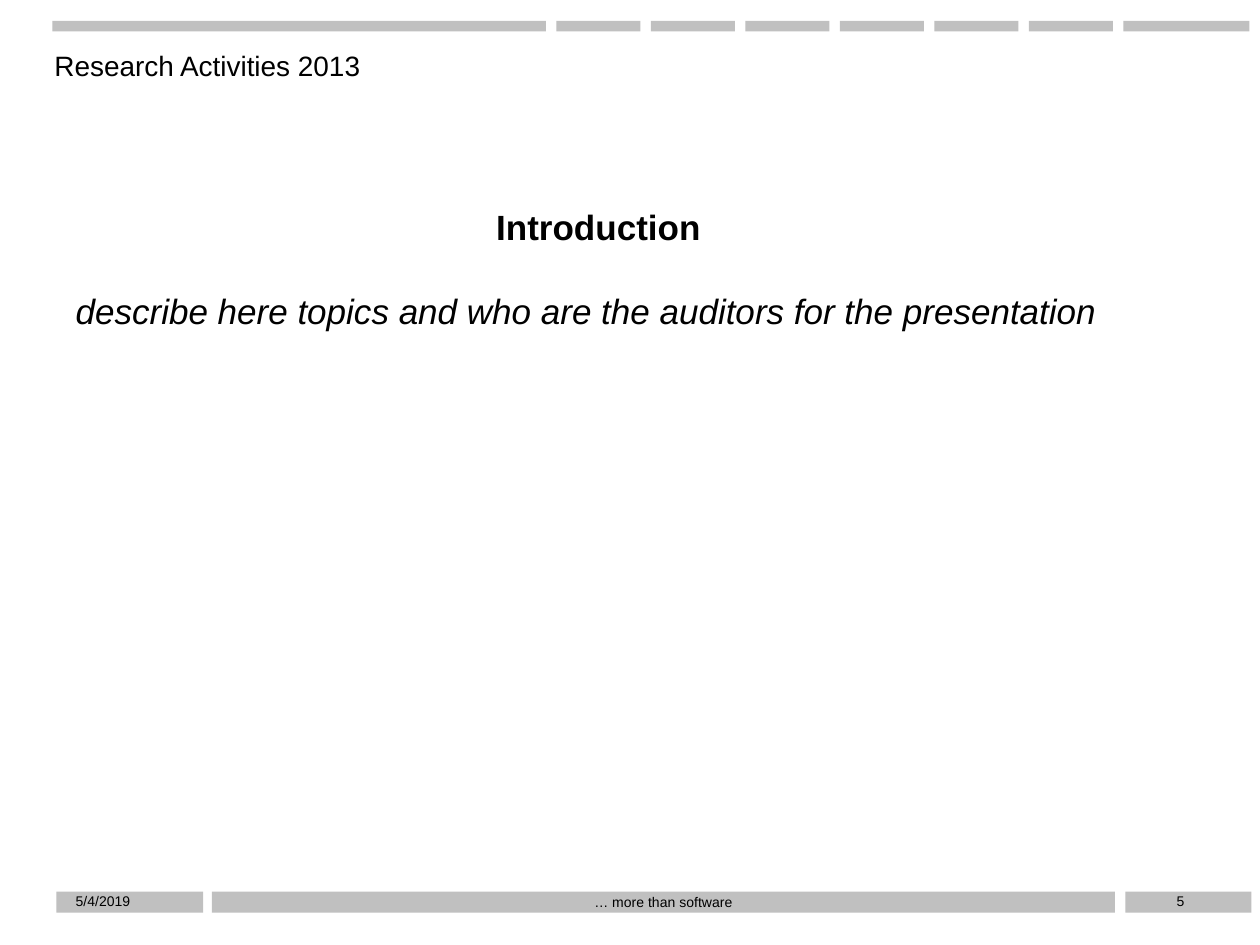
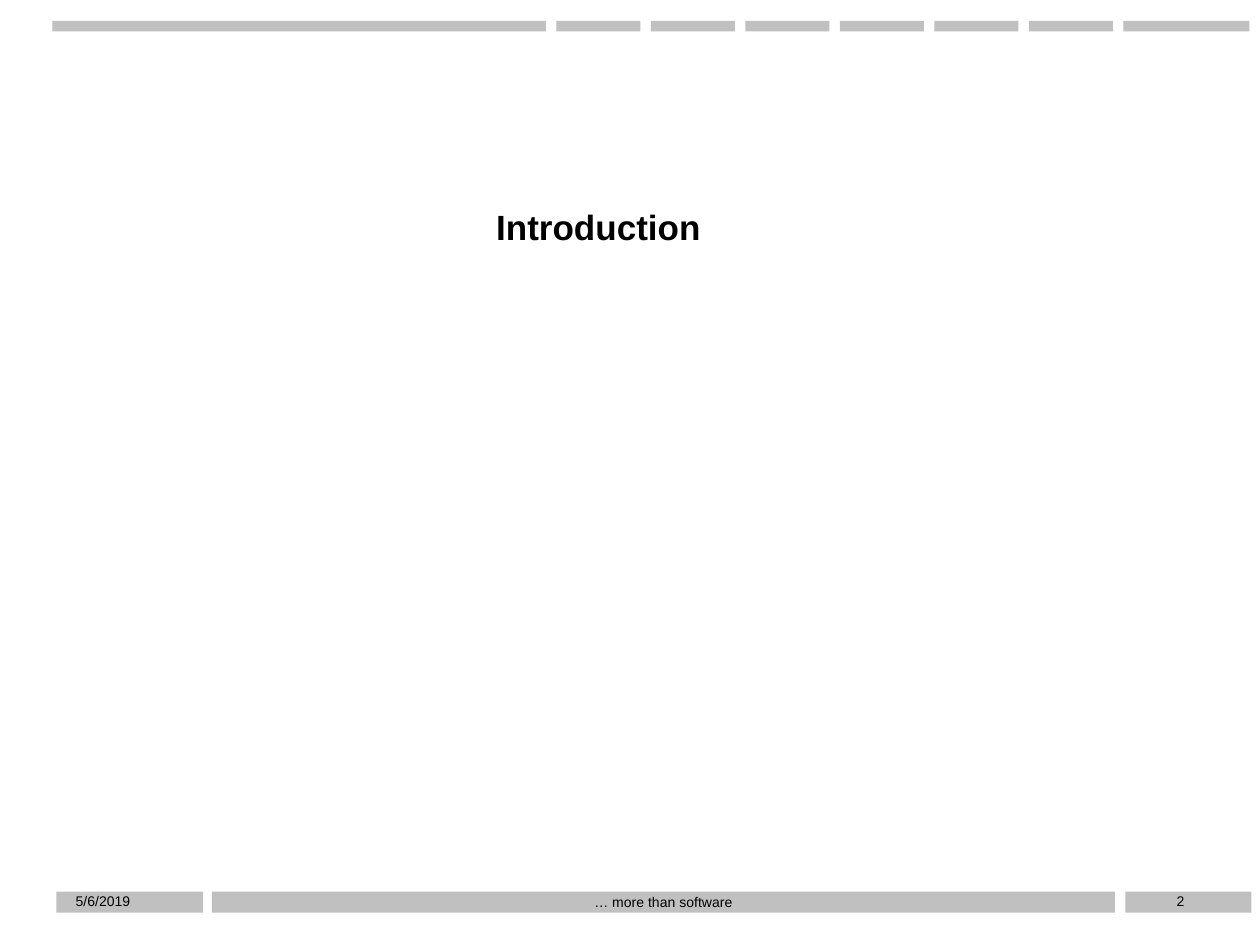
Before and after one commit to D76X/WPPresentation, a slide deck: slide 2 of Presentation.pptx (slide 5 before the commit). Drawn at 1260x945 pixels with LibreOffice and Linux fonts; fonts in the diff are those of the drawing; background and template pictures are left out. Boxes give left, top, right and bottom in pixels: in the first picture for what was removed or moved away, otherwise in the second. Text is boxed around its words. In the diff, an @@ line names an element or a change of style, - is before the commit and + after.

```diff
--- a/Presentation.pptx
+++ b/Presentation.pptx
@@ text removed at box(54, 55, 360, 77) @@
-Research Activities 2013
@@ text removed at box(63, 284, 1197, 756) @@
-describe here topics and who are the auditors for the presentation
@@ text at box(76, 896, 131, 906): text changed @@
-5/4/2019
+5/6/2019
@@ page number at box(1177, 896, 1185, 906): text changed @@
-5
+2
```
Also in this commit, not shown: 10 other slides changed, 6 slides added.
